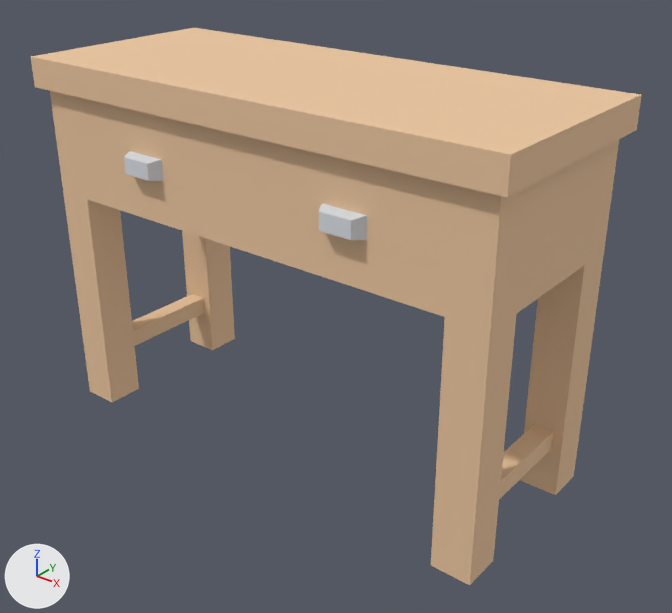
The glTF model example_game/world/props/cabinet-drawers.prop/model.glb as it was, and as the next commit left it.
The view is the same before and after, from a camera (50 mm lens) standing at (1.105, -1.302, 1.107) and looking at (0.059, 0.005, 0.297). Every picture has the same lights, and +X, +Y and +Z are marked at lower left. The picture after the commit comes second. Vertices at exactly the same position are counted once.

Objects in the first picture: 'model'.
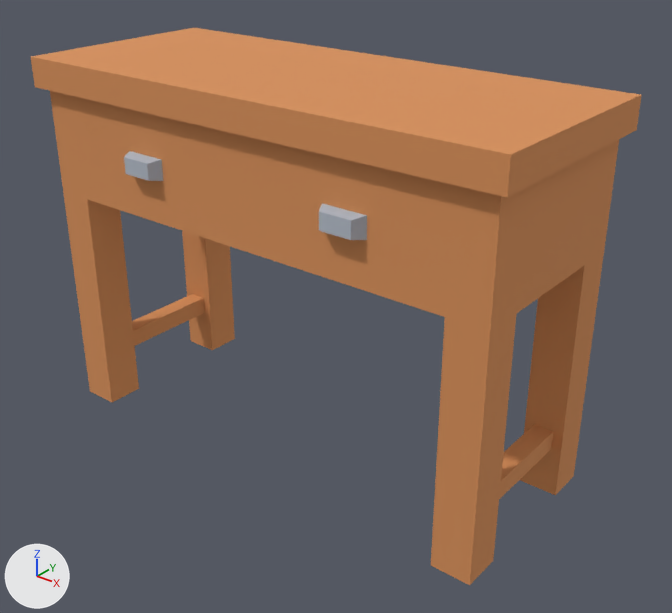
The edits, one by one:
me_model has 104 vertices, 234 faces and spans x -0.534..0.534, y -0.222..0.222, z -0.02..0.749.
me_model is used by ob_model.
me_model part 1: 214 faces centred in x -0.534..0.534, y -0.218..0.222, z -0.02..0.749 are repainted in the vertex colours; the middle colour goes from beige #edc7a0 to orange #d9915a.
me_model part 2: 20 faces centred in x -0.279..0.279, y -0.222..-0.206, z 0.56..0.598 are repainted in the vertex colours; the middle colour goes from white #dbdfe5 to light grey #b4bcc8.

What differs and where, as boxes [x1, y1, x2, y2] in the pictures (672 x 613 px):
part 1 of me_model, recoloured (beige to orange)
    both: [31, 28, 642, 585]
part 2 of me_model, recoloured
    both: [124, 151, 367, 240]
